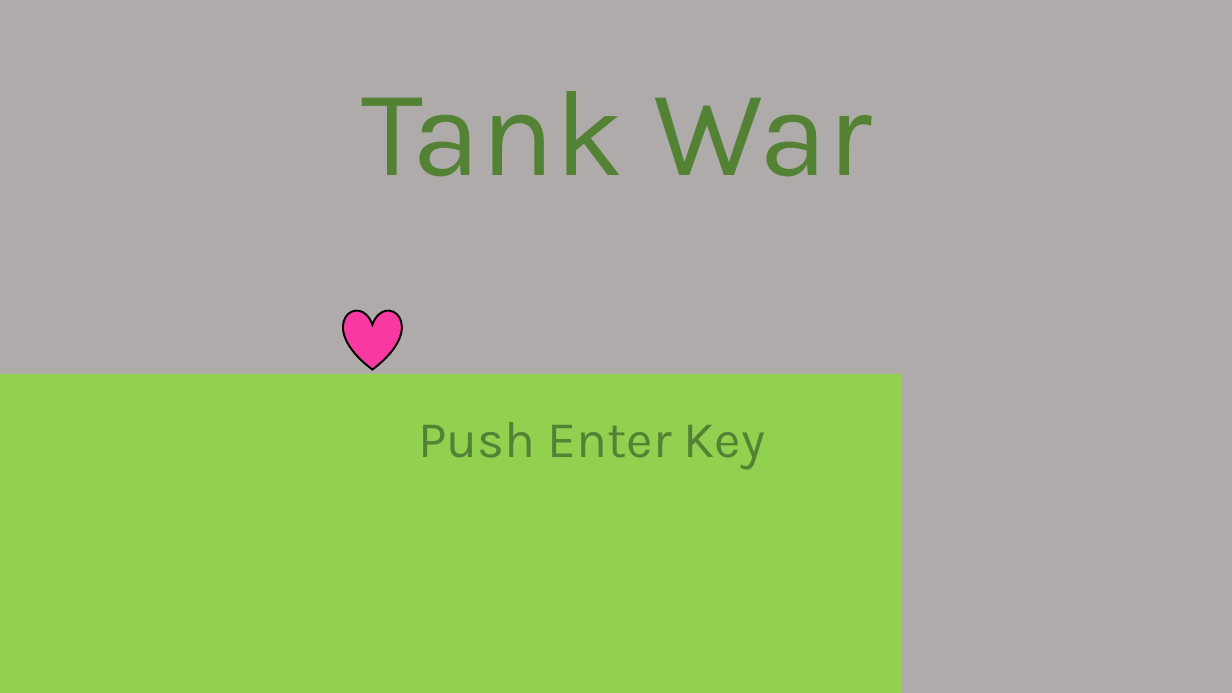
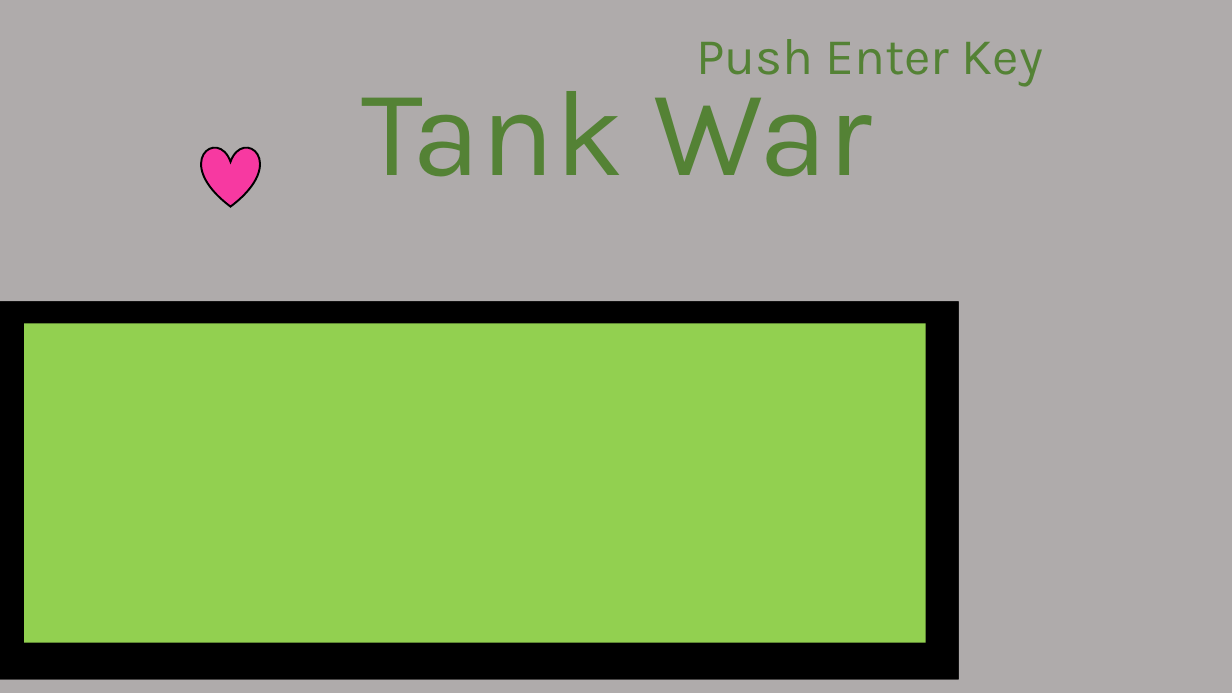
Before and after one commit to NakamuraKaiji/TankWar, a slide deck: slide 1 of TankWar.pptx. Drawn at 1232x693 pixels with LibreOffice and Linux fonts; fonts in the diff are those of the drawing. Boxes give left, top, right and bottom in pixels: in the first picture for what was removed or moved away, otherwise in the second. Text is boxed around its words. In the diff, an @@ line names an element or a change of style, - is before the commit and + after.

```diff
--- a/TankWar.pptx
+++ b/TankWar.pptx
@@ text "Push Enter Key": place and size @@
-text "Push Enter Key" at [418,422,765,470]
+text "Push Enter Key" at [696,39,1043,87]
@@ heart: place and size @@
-heart at [343,310,401,370]
+heart at [201,147,260,207]
@@ rectangle added at [0,301,958,679], fill #000000 @@
@@ frame added at [0,301,958,679], fill #000000 @@
@@ rectangle: place and size @@
-rectangle at [0,374,902,693]
+rectangle at [24,323,926,642]
```
Also in this commit, not shown: 51 other files.
